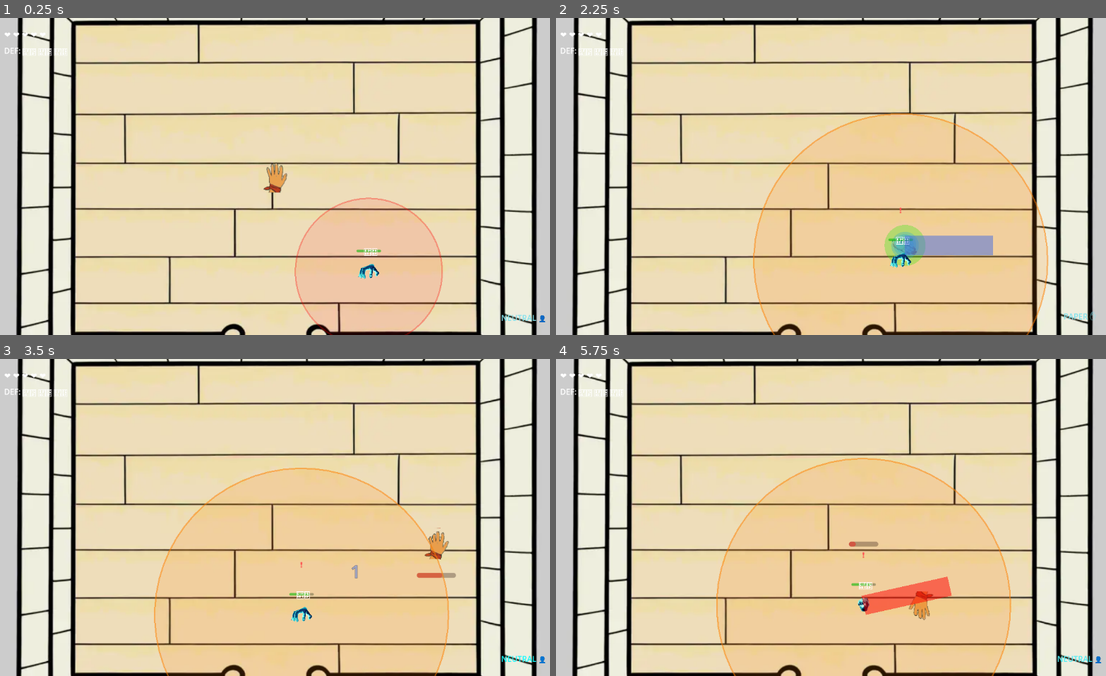
Above: before the commit, frames 1-4 (two rows, left to right).
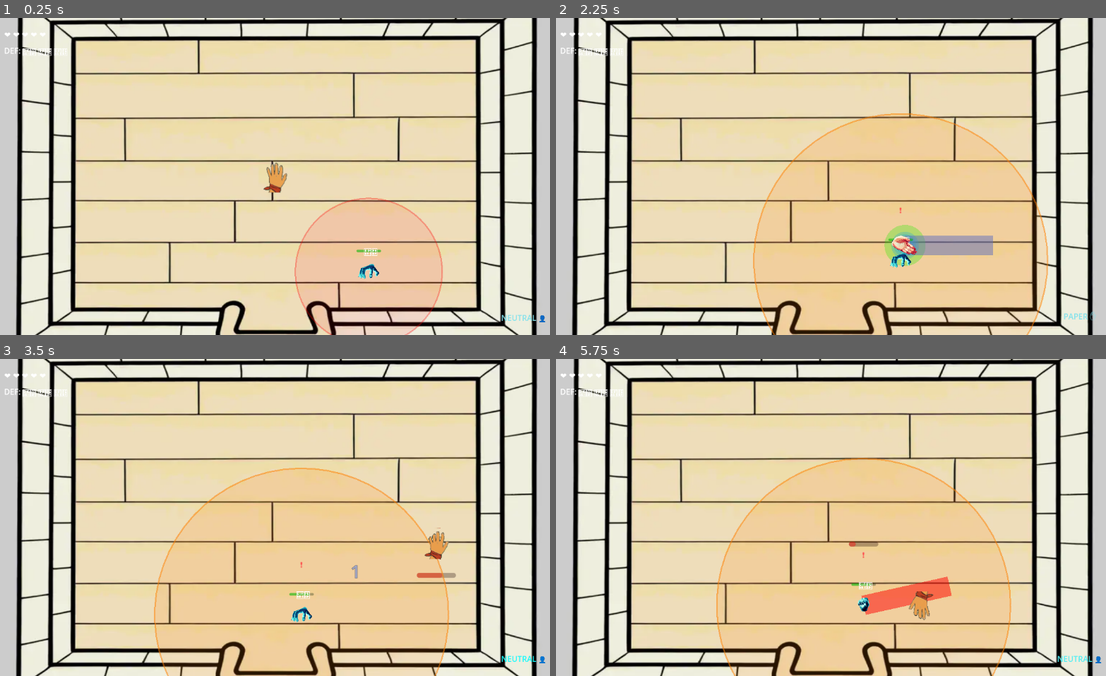
Above: after the commit, the same moments.

Repository: LouisZCode/rogue_hands_action_v1
Game: Godot game, scene res://scenes/main.tscn
Two runs of this game, one before a commit and one after it. Both use one fixed random seed, a clock stepped at 60 frames per second and the inputs below.
Inputs:
- Up to frame 1 (0.25 s): no input
- Up to frame 2 (2.25 s): hold Right (move_right) 0.53-1.28 s; tap Space (attack) at 0.6, 1.35 s; hold Down (move_down) 1.28-2.03 s; hold Right (move_right) from 2.03 s (still down); hold S (gesture_paper) from 2.03 s (still down)
- Up to frame 3 (3.5 s): tap Space (attack) at 2.3, 3.05 s; release Right (move_right) at 2.78 s; release S (gesture_paper) at 2.78 s; hold Up (move_up) from 2.78 s (still down); tap A (gesture_rock) at 2.85 s
- Up to frame 4 (5.75 s): release Up (move_up) at 3.53 s; hold D (gesture_scissors) 3.53-4.28 s; hold Left (move_left) 3.53-5.03 s; tap Space (attack) at 3.8, 4.35, 5.1 s; hold Down (move_down) from 5.03 s (still down)

The runs differ from the first frame. In frame 1, 19% of the frame differs, in the area x 2-97%, y 0-100%; in frame 2, 19%; in frame 3, 18%; in frame 4, 19%.

Commit message:
Rework of Room

Diff:
--- a/Scripts/DashPreview.gd
+++ b/Scripts/DashPreview.gd
@@ -2,6 +2,14 @@
 class_name DashPreview
 
 # Dash trajectory visualization for both player and enemy
+#
+# Z-INDEX ARCHITECTURE FOR PROJECT:
+# 10+ : UI elements, floating text, damage numbers
+# 5-9 : Above-character effects (floating particles, status icons)
+# 2-4 : Character sprites and important game objects
+# 0-1 : Below-character gameplay elements (lines, circles, decals, auras)
+# -5-(-1): Background decorative elements
+# -10-(-6): Base background, terrain
 @export var dash_line_color: Color = Color.BLUE
 @export var dash_line_width: float = 40.0
 @export var dash_line_alpha: float = 0.5
@@ -14,8 +22,8 @@
 	width = dash_line_width
 	default_color.a = dash_line_alpha
 
-	# Ensure line renders above background but below sprites
-	z_index = 1
+	# Z-Index Architecture: Below character sprites (z=2) but above background (z<0)
+	z_index = 0
 
 	# Hide by default
 	visible = false
@@ -23,13 +31,10 @@
 func show_simple_dash_line(relative_end: Vector2):
 	# Simple line from character center (0,0) to relative end position
 	# Since Line2D is child of character, (0,0) is character center
-	print("DEBUG: DashPreview.show_simple_dash_line called with: ", relative_end)
-	print("DEBUG: DashPreview z_index: ", z_index, " visible: ", visible, " alpha: ", default_color.a)
 	clear_points()
 	add_point(Vector2.ZERO)  # Start at character center
 	add_point(relative_end)  # End at relative position from character
 	visible = true
-	print("DEBUG: DashPreview after setup - visible: ", visible, " point count: ", get_point_count())
 
 # Legacy function for backward compatibility
 func show_dash_trajectory(start_pos: Vector2, direction: Vector2, speed: float, duration: float):
@@ -43,7 +48,7 @@
 
 func clamp_to_level_bounds(pos: Vector2) -> Vector2:
 	# Basic level boundary clamping (adjust based on your level size)
-	var level_bounds = Rect2(-400, -300, 800, 600)  # Approximate main scene bounds
+	var level_bounds = Rect2(-400, -250, 800, 500)  # Updated scene bounds
 	return Vector2(
 		clamp(pos.x, level_bounds.position.x + 25, level_bounds.position.x + level_bounds.size.x - 25),
 		clamp(pos.y, level_bounds.position.y + 25, level_bounds.position.y + level_bounds.size.y - 25)
--- a/Scripts/Enemy.gd
+++ b/Scripts/Enemy.gd
@@ -355,7 +355,7 @@
 func is_position_near_boundary(pos: Vector2) -> bool:
 	# Check if position is near arena boundaries (with some margin)
 	var margin = 50.0
-	return pos.x < -425 + margin or pos.x > 425 - margin or pos.y < -325 + margin or pos.y > 325 - margin
+	return pos.x < -425 + margin or pos.x > 425 - margin or pos.y < -275 + margin or pos.y > 275 - margin
 
 # New AI methods for tactical combat
 func observe_player():
@@ -1014,12 +1014,10 @@
 func update_enemy_dash_preview():
 	# Show simple trajectory line from enemy position to target when attacking
 	if not dash_preview:
-		print("DEBUG: Enemy dash_preview node not found!")
 		return
 
 	# Show trajectory only in ATTACKING state with a stance selected
 	if current_state == AIState.ATTACKING and current_stance != Stance.NEUTRAL and player_ref:
-		print("DEBUG: Enemy showing dash line - state: ", AIState.keys()[current_state], " stance: ", Stance.keys()[current_stance])
 		# Calculate direction to target and apply consistent dash distance
 		var direction_to_target = (target_attack_position - global_position).normalized()
 		var enemy_dash_distance = dash_speed * dash_duration  # 300 * 0.6 = 180 pixels
--- a/Scripts/Player.gd
+++ b/Scripts/Player.gd
@@ -910,12 +910,10 @@
 func update_dash_preview():
 	# Show simple dash line when in combat stance and ready to attack
 	if not dash_preview:
-		print("DEBUG: dash_preview node not found!")
 		return
 
 	# Only show dash preview if in combat stance, not stunned, not dashing, and cooldown ready
 	if current_stance != Stance.NEUTRAL and not is_stunned and not is_dashing and attack_cooldown_timer <= 0:
-		print("DEBUG: Player showing dash line - stance: ", Stance.keys()[current_stance], " cooldown: ", attack_cooldown_timer)
 		# Check if holding direction keys to determine if player wants to attack
 		var input_direction = Vector2.ZERO
 		if Input.is_action_pressed("move_up"):
@@ -927,19 +925,15 @@
 		if Input.is_action_pressed("move_right"):
 			input_direction += Vector2.RIGHT
 
-		var aim_direction: Vector2
+		# Only show line when actively pressing direction keys
 		if input_direction.length() > 0:
-			# Use the input direction for aim line (player is actively aiming)
-			aim_direction = input_direction
+			# Calculate relative end position using actual player stats
+			var dash_distance = dash_speed * dash_duration  # 600 * 0.3 = 180 pixels
+			var relative_end = input_direction.normalized() * dash_distance
+			dash_preview.show_simple_dash_line(relative_end)
 		else:
-			# Show aim line in the direction player is currently facing (entering_stance_direction)
-			aim_direction = Vector2.from_angle(deg_to_rad(entering_stance_direction))
-
-		# Calculate relative end position using actual player stats
-		var dash_distance = dash_speed * dash_duration  # 600 * 0.3 = 180 pixels
-		var relative_end = aim_direction.normalized() * dash_distance
-		print("DEBUG: Player calling show_simple_dash_line with relative_end: ", relative_end)
-		dash_preview.show_simple_dash_line(relative_end)
+			# Hide line when no direction is being pressed
+			dash_preview.hide_dash_trajectory()
 	else:
 		# Hide trajectory if not in combat stance or conditions not met
 		dash_preview.hide_dash_trajectory()
--- a/scenes/Enemy.tscn
+++ b/scenes/Enemy.tscn
@@ -14,6 +14,7 @@
 script = ExtResource("1_enemy_script")
 
 [node name="Sprite" type="Sprite2D" parent="."]
+z_index = 2
 scale = Vector2(0.14, 0.14)
 texture = ExtResource("2_idle_sprite")
 
--- a/scenes/Player.tscn
+++ b/scenes/Player.tscn
@@ -130,6 +130,7 @@
 script = ExtResource("1_player_script")
 
 [node name="Sprite" type="AnimatedSprite2D" parent="."]
+z_index = 2
 scale = Vector2(0.16, 0.16)
 sprite_frames = SubResource("SpriteFrames_1")
 animation = &"walking"
@@ -205,9 +206,9 @@
 
 [node name="Camera2D" type="Camera2D" parent="."]
 limit_left = -450
-limit_top = -350
+limit_top = -300
 limit_right = 450
-limit_bottom = 350
+limit_bottom = 300
 position_smoothing_enabled = true
 position_smoothing_speed = 3.0
 drag_horizontal_enabled = true
--- a/scenes/main.tscn
+++ b/scenes/main.tscn
@@ -9,13 +9,13 @@
 size = Vector2(800, 20)
 
 [sub_resource type="RectangleShape2D" id="RectangleShape2D_1"]
-size = Vector2(20, 600)
+size = Vector2(20, 500)
 
 [node name="Main" type="Node2D"]
 
 [node name="RoomTest2" type="Sprite2D" parent="."]
-position = Vector2(-1.00003, 0.99998)
-scale = Vector2(1.4725, 1.55667)
+position = Vector2(-1.00003, -7.50002)
+scale = Vector2(1.4725, 1.355)
 texture = ExtResource("1_jyhfs")
 
 [node name="Background" type="ColorRect" parent="."]
@@ -36,11 +36,11 @@
 [node name="LevelBounds" type="StaticBody2D" parent="GameLayer"]
 
 [node name="TopWall" type="CollisionShape2D" parent="GameLayer/LevelBounds"]
-position = Vector2(0, -325)
+position = Vector2(0, -275)
 shape = SubResource("RectangleShape2D_2")
 
 [node name="BottomWall" type="CollisionShape2D" parent="GameLayer/LevelBounds"]
-position = Vector2(0, 325)
+position = Vector2(0, 275)
 shape = SubResource("RectangleShape2D_2")
 
 [node name="LeftWall" type="CollisionShape2D" parent="GameLayer/LevelBounds"]
